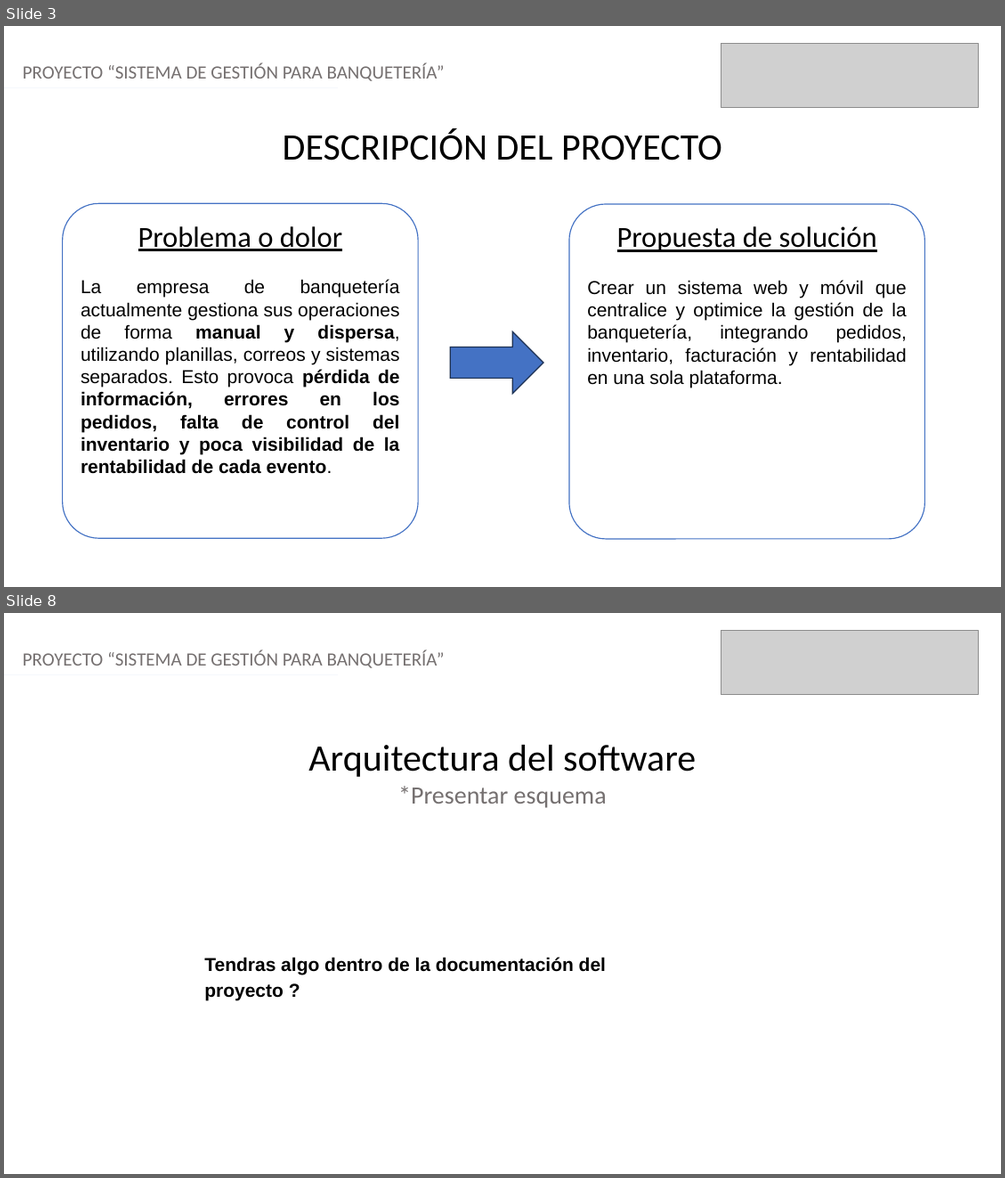
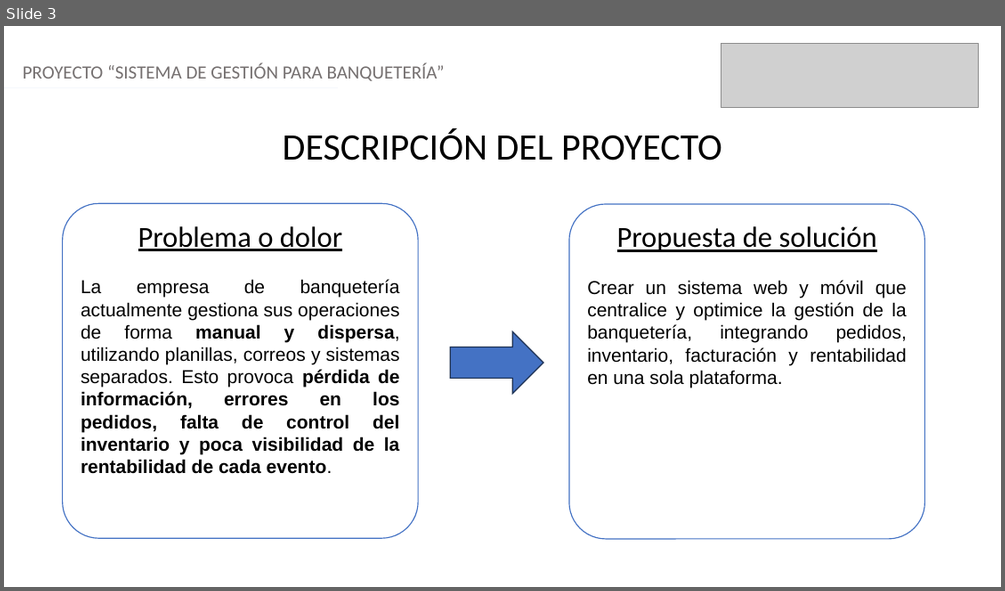
Before and after one commit to madeteph2/CAPSTONE, a slide deck: Fase 1/Evidencias Grupales/Presentación Proyecto.pptx. Shown one above the other, each under a label of ours: slides 3 and 8 before the commit, slide 3 after it; the slides between them are not shown. The pictures are 1005x1178 and 1005x591 pixels, drawn with LibreOffice and Linux fonts; fonts in the diff are those of the drawing; grey boxes stand for pictures; background and template pictures are left out. Boxes give left, top, right and bottom in pixels: in the first picture for what was removed or moved away, otherwise in the second. Text is boxed around its words. In the diff, an @@ line names an element or a change of style, - is before the commit and + after.

```diff
--- a/Fase 1/Evidencias Grupales/Presentación Proyecto.pptx
+++ b/Fase 1/Evidencias Grupales/Presentación Proyecto.pptx
@@ slide 8 removed at [4,613,1001,1174], background picture (left out) @@
@@ picture removed at [721,630,979,695] @@
@@ text removed at [23,649,445,668] @@
-PROYECTO “SISTEMA DE GESTIÓN PARA BANQUETERÍA”
@@ line removed from (4, 675) to (339, 675) @@
@@ text removed at [308,745,696,808] @@
-Arquitectura del software
-*Presentar esquema
@@ text removed at [204,957,606,1000] @@
-Tendras algo dentro de la documentación del proyecto ?
```
Also in this commit, not shown: 5 slides changed, 1 slide added, 8 other files.
